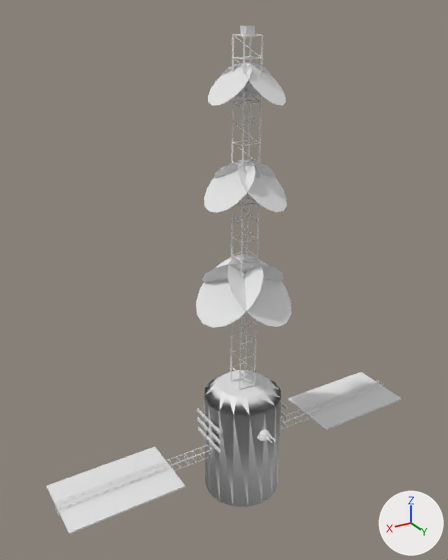
Two versions of the OBJ model Resources/Models/Capital/CommRelay.obj, one commit apart.
Camera for both pictures: a 50 mm camera at (103.5, 159.6, 145.7) aimed at (4.3, -5.8, 63.0). The axes (+X, +Y, +Z) are drawn at lower right. The lights are the same throughout. The picture after the commit comes second. Where no turn or scale is listed for an object, it has been applied to the vertices. Vertices at exactly the same position are counted once.

Names of what the first picture shows: 'Body', 'Turret_1'.
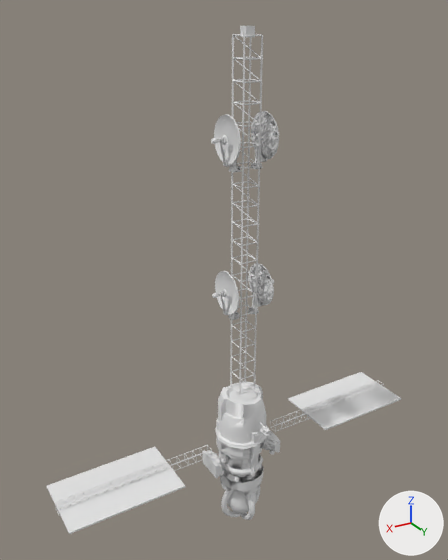
Edits to the bpy script that builds the scene:
```text
Change me_body:
    used by ob_body; location = (0.0, 0.0, 0.0)
    remove me_body.from_pydata(...)  # 2352 vertices, 4402 faces; spans x -70.0..70.0, y -16.0..16.0, z -26.0..142.0
    add me_body.from_pydata(...)  # 16907 vertices, 30290 faces; spans x -70.0..70.0, y -12.0..12.0, z -20.0..142.0
    me_body part 1: the loose piece of 24 vertices spanning x -3.0..3.0, y -3.0..3.0, z 24.0 is moved by (0.0, 0.0, -2.0)
    me_body part 2: the loose piece of 24 vertices spanning x -3.0..3.0, y -3.0..3.0, z 30.0 is moved by (0.0, 0.0, -2.0)
    me_body part 3: the loose piece of 24 vertices spanning x -3.0..3.0, y -3.0..3.0, z 36.0 is moved by (0.0, 0.0, -2.0)
    me_body part 4: the loose piece of 24 vertices spanning x -3.0..3.0, y -3.0..3.0, z 42.0..43.0 is moved by (0.0, 0.0, -2.0)
    me_body part 5: the loose piece of 24 vertices spanning x -3.0..3.0, y -3.0..3.0, z 48.0..49.0 is moved by (0.0, 0.0, -2.0)
    me_body part 6: the loose piece of 24 vertices spanning x -3.0..3.0, y -3.0..3.0, z 67.0 is moved by (0.0, 0.0, -1.0)
    me_body part 7: the loose piece of 24 vertices spanning x -3.0..3.0, y -3.0..3.0, z 73.0 is moved by (0.0, 0.0, -1.0)
    me_body part 8: the loose piece of 24 vertices spanning x -3.0..3.0, y -3.0..3.0, z 79.0 is moved by (0.0, 0.0, -1.0)
    me_body part 9: the loose piece of 24 vertices spanning x -3.0..3.0, y -3.0..3.0, z 85.0 is moved by (0.0, 0.0, -1.0)
    me_body part 10: the loose piece of 64 vertices spanning x -14.0..14.0, y -14.0..14.0, z -26.0..24.0 is rebuilt with 323 vertices and now spans x -10.0..10.0, y -10.0..10.0, z -20.0..20.0, in mat_hull (white #e7e7e7)
    me_body part 11: the loose piece of 8 vertices spanning x -3.0..3.0, y -3.0..3.0, z 79.0..85.0 is rebuilt with 8 vertices and now spans x -3.0..3.0, y -3.0..3.0, z 78.0..84.0
    me_body part 12: the loose piece of 8 vertices spanning x -3.0..3.0, y -3.0..3.0, z 73.0..79.0 is rebuilt with 8 vertices and now spans x -3.0..3.0, y -3.0..3.0, z 72.0..78.0
    me_body part 13: 6 loose pieces with 48 vertices, spanning x -14.0..14.0, y -8.0..8.0, z 4.0..14.0, are deleted
    me_body part 14: 54 vertices moved within x -3.0..5.0, y -3.0..3.0, z 59.0..109.0; 388 vertices removed from x -16.0..16.0, y -16.0..16.0, z 48.0..133.0; 12636 vertices added at x -12.0..12.0, y -7.0..7.0, z 51.0..127.0
    me_body part 15: 16 vertices removed from x -3.0..3.0, y -3.0..3.0, z 24.0; 2112 vertices added at x -14.0..14.0, y -8.0..10.0, z -17.0..22.0
    other edits to the shape of me_body do not show in these pictures
    remove me_body.materials.append(mat_hulldark)  # white #e7e7e7
Change me_turret_1:
    used by ob_turret_1; location = (0.0, 0.0, 0.0)
    remove me_turret_1.from_pydata(...)  # 97 vertices, 178 faces; spans x -2.56..2.56, y 11.44..20.0, z 10.0..12.88
    add me_turret_1.from_pydata(...)  # 128 vertices, 228 faces; spans x -1.03..1.03, y 11.0..17.0, z 12.0..14.4
    me_turret_1 part 16: the loose piece of 24 vertices spanning x -2.56..2.56, y 11.44..16.56, z 10.0..10.96 is deleted
    me_turret_1 part 17: 49 vertices removed from x -1.92..1.92, y 12.08..15.92, z 10.96..12.88; 128 vertices added at x -1.03..1.03, y 11.0..17.0, z 12.0..14.4
    other edits to the shape of me_turret_1 do not show in these pictures
    remove me_turret_1.materials.append(mat_hull)  # white #e7e7e7
    remove me_turret_1.materials.append(mat_trim)  # white #e7e7e7
```

Location of each change, [x1, y1, x2, y2] in pixels of the pictures (448 x 560 px; the box of a moved part takes in the faces that stretch with it):
'Turret_1', reshaped (40% narrower): before [257, 429, 276, 443]; after [259, 422, 270, 436]
part 1 of me_body, moved or reshaped: before [231, 377, 254, 390]; after [232, 382, 254, 395]
part 2 of me_body, moved or reshaped: before [231, 363, 255, 375]; after [232, 367, 254, 380]
part 3 of me_body, moved or reshaped: before [231, 348, 255, 360]; after [232, 352, 254, 364]
part 4 of me_body, moved or reshaped: before [232, 332, 255, 344]; after [231, 337, 255, 349]
part 5 of me_body, moved or reshaped: before [233, 317, 255, 328]; after [231, 321, 255, 332]
part 6 of me_body, moved or reshaped (not visible before): after [232, 272, 256, 282]
part 7 of me_body, moved or reshaped: before [232, 251, 257, 261]; after [232, 254, 257, 264]
part 8 of me_body, moved or reshaped: before [232, 234, 258, 243]; after [232, 237, 258, 246]
part 9 of me_body, moved or reshaped: before [232, 216, 258, 224]; after [232, 219, 257, 227]
part 10 of me_body, rebuilt (31% narrower, 17% shorter): before [204, 370, 281, 507]; after [215, 381, 268, 495]
part 11 of me_body, rebuilt: before [233, 220, 257, 239]; after [233, 223, 257, 242]
part 12 of me_body, rebuilt: before [234, 239, 256, 256]; after [234, 242, 256, 260]
part 13 of me_body, deleted: before [197, 402, 287, 453]
part 14 of me_body, cut back: before [196, 59, 291, 328]; after [211, 62, 279, 320]
part 15 of me_body, cut back: before [230, 35, 263, 390]; after [202, 35, 280, 478]
part 16 of me_turret_1, deleted: before [257, 433, 271, 441]
part 17 of me_turret_1, reshaped: before [259, 429, 269, 438]; after [259, 422, 270, 436]
